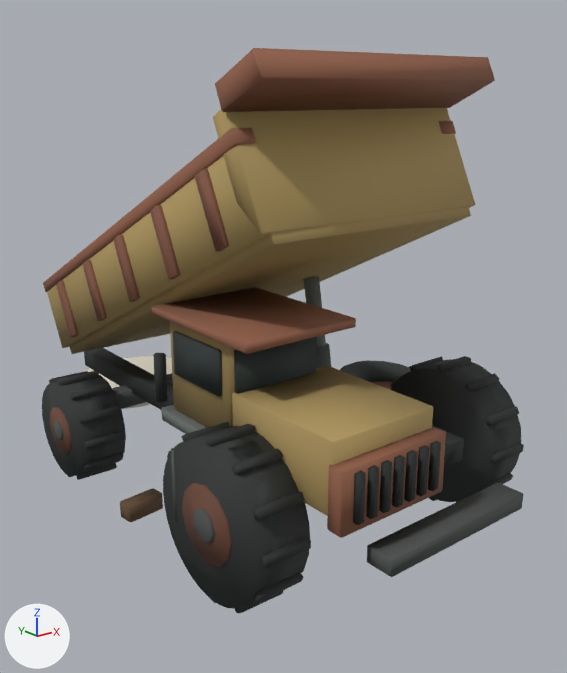
The glTF model sketches/core-loop/assets/models/park/props/pit/haul_truck_b_lod1.glb: old version first, new version second.
Camera for both pictures: a camera (50 mm lens) standing at (-11.99, -14.69, 9.04) and looking at (-0.45, -0.26, 3.27). Every picture has the same lights, and +X, +Y and +Z are marked at lower left. The older version comes first. Where no turn or scale is listed for an object, it has been applied to the vertices. Vertices at exactly the same position are counted once.

Objects in the first picture: 'Surface.001'.
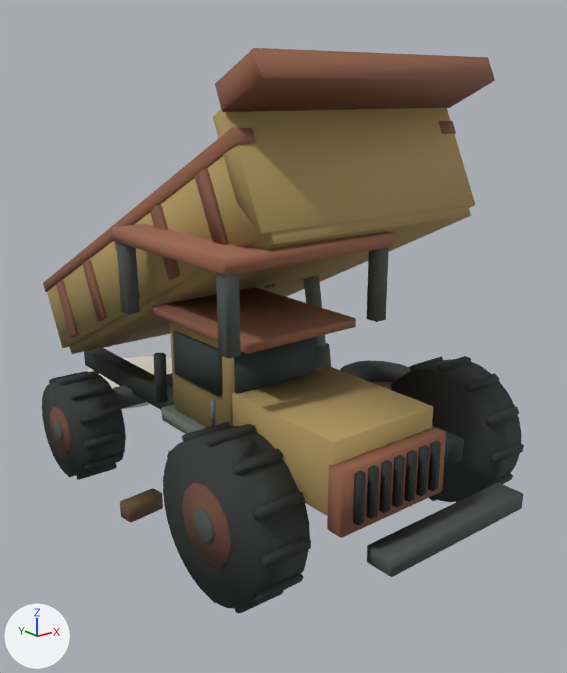
Pixel boxes (x1, y1, x2, y2) of what changed, in the pictures (567 x 673 px):
part 1 of me_surface_001, added
    after: (366, 248, 389, 322)
part 2 of me_surface_001, added
    after: (216, 273, 241, 359)
part 3 of me_surface_001, added
    after: (116, 242, 140, 315)
part 4 of me_surface_001, added (brown)
    after: (112, 224, 393, 275)
part 5 of me_surface_001, deleted
    before: (171, 448, 177, 522)
part 6 of me_surface_001, built on
    before: (221, 429, 254, 458)
    after: (211, 399, 253, 447)
part 7 of me_surface_001, edited (looks the same)
    both: (47, 120, 469, 354)

Edits to the bpy script that builds the scene:
```text
Change me_surface_001:
    used by ob_surface_001; location = (0.0, 0.0, 0.0)
    remove me_surface_001.from_pydata(...)  # 2296 vertices, 4176 faces; spans x -5.47..5.47, y -7.14..7.14, z 0.0..9.65
    add me_surface_001.from_pydata(...)  # 2329 vertices, 4234 faces; spans x -5.47..5.47, y -7.14..7.14, z 0.0..9.65
    me_surface_001 part 1: a new loose piece of 16 vertices spanning x -1.76..-1.46, y -4.69..-4.39, z 4.87..6.47, in mat_paint
    me_surface_001 part 2: a new loose piece of 16 vertices spanning x -5.16..-4.86, y -4.69..-4.39, z 4.87..6.47, in mat_paint
    me_surface_001 part 3: a new loose piece of 16 vertices spanning x -5.16..-4.86, y -1.29..-0.99, z 4.87..6.47, in mat_paint
    me_surface_001 part 4: a new loose piece of 16 vertices spanning x -5.21..-1.41, y -4.74..-0.94, z 6.27..6.57, in mat_paint
    me_surface_001 part 5: the loose piece of 8 vertices spanning x -5.37..-5.26, y -3.2..-3.09, z 1.28..2.76 is deleted
    me_surface_001 part 6: 3 vertices moved from x -5.09..-4.54, y -4.54..-4.12, z 3.21..3.24 to x -5.09..-4.54, y -4.36..-3.95, z 3.21..3.24; 8 vertices added at x -4.86..-4.77, y -3.74..-3.65, z 3.27..3.77
    me_surface_001 part 7: 50 kept faces spanning x -5.4..0.87, y -4.83..4.34, z 1.33..8.63 get new vertex colours; the middle colour goes from brown #8f5e47 to brown #895943
    other edits to the shape of me_surface_001 do not show in these pictures
```
